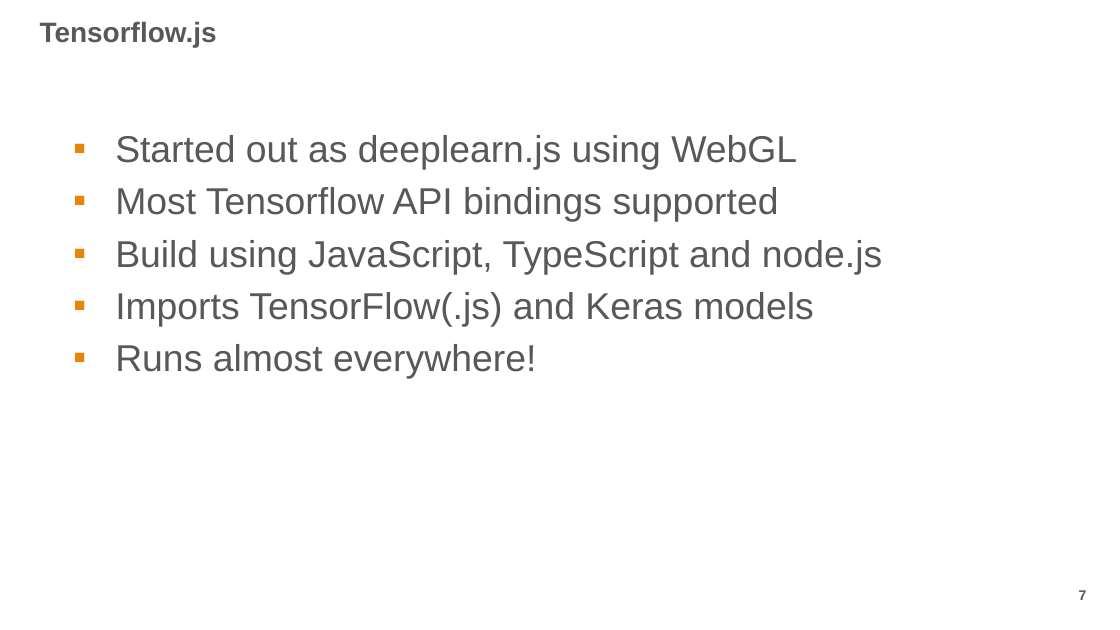
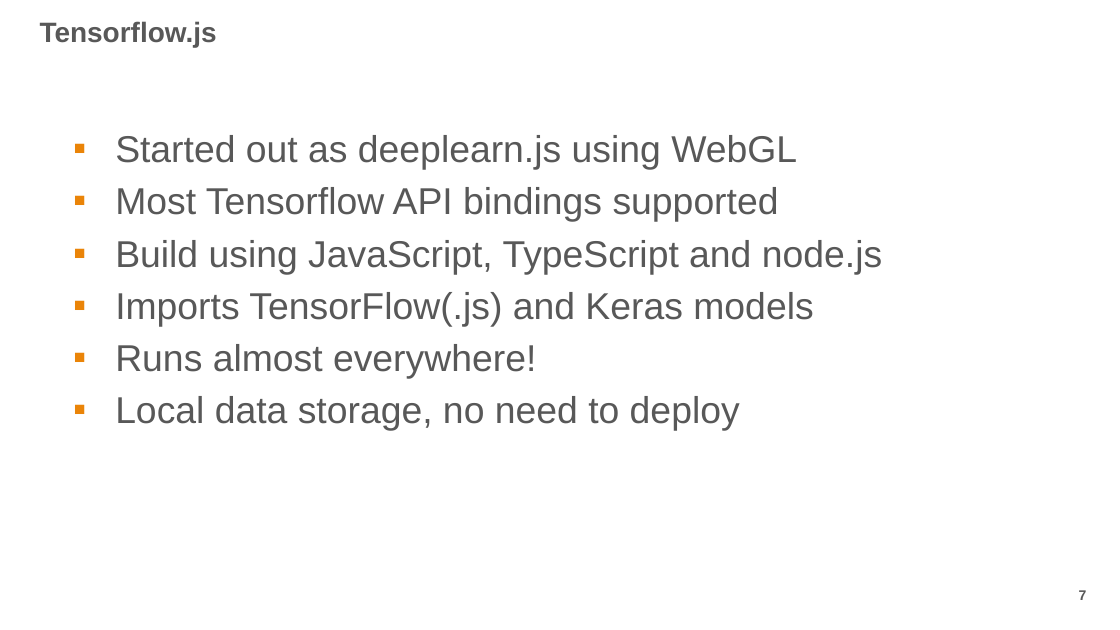
Before and after one commit to fbascheper/tensorflow-js-workshop, a slide deck: slide 7 of docs/tensorflowjs-workshop.pptx. Drawn at 1120x630 pixels with LibreOffice and Linux fonts; fonts in the diff are those of the drawing; background and template pictures are left out. Boxes give left, top, right and bottom in pixels: in the first picture for what was removed or moved away, otherwise in the second. Text is boxed around its words. In the diff, an @@ line names an element or a change of style, - is before the commit and + after.

```diff
--- a/docs/tensorflowjs-workshop.pptx
+++ b/docs/tensorflowjs-workshop.pptx
@@ text at bbox=[115, 396, 740, 431]: paragraph added @@
+▪ Local data storage, no need to deploy
```
Also in this commit, not shown: 1 other slide changed, 2 slides added, 2 slides removed.
